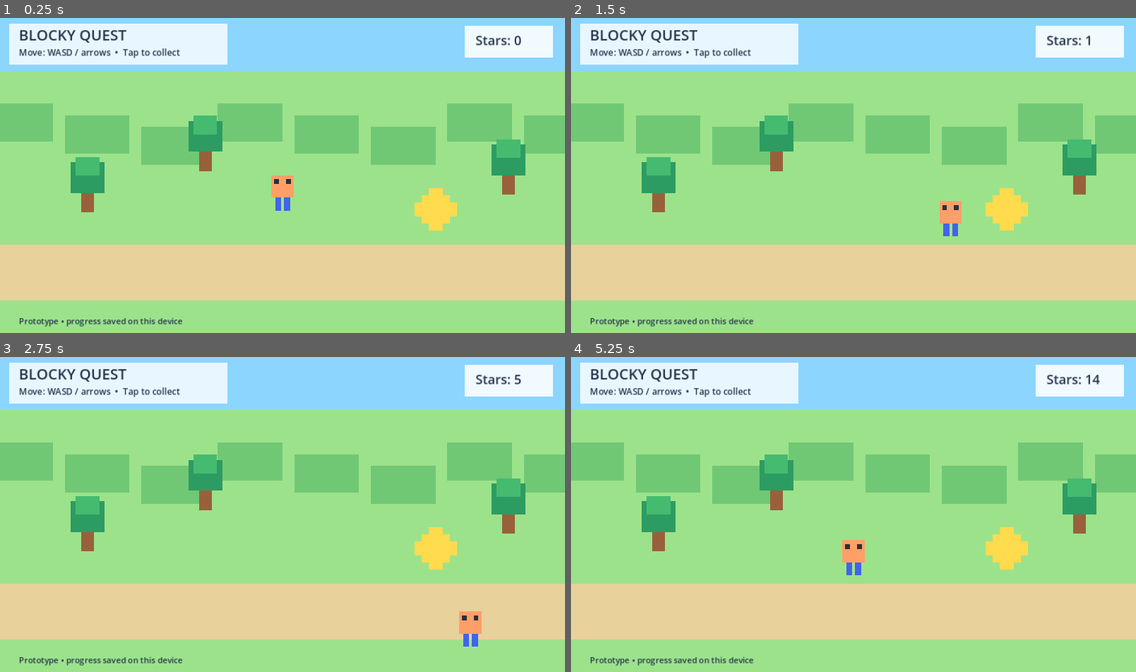
Above: before the commit, frames 1-4 (two rows, left to right).
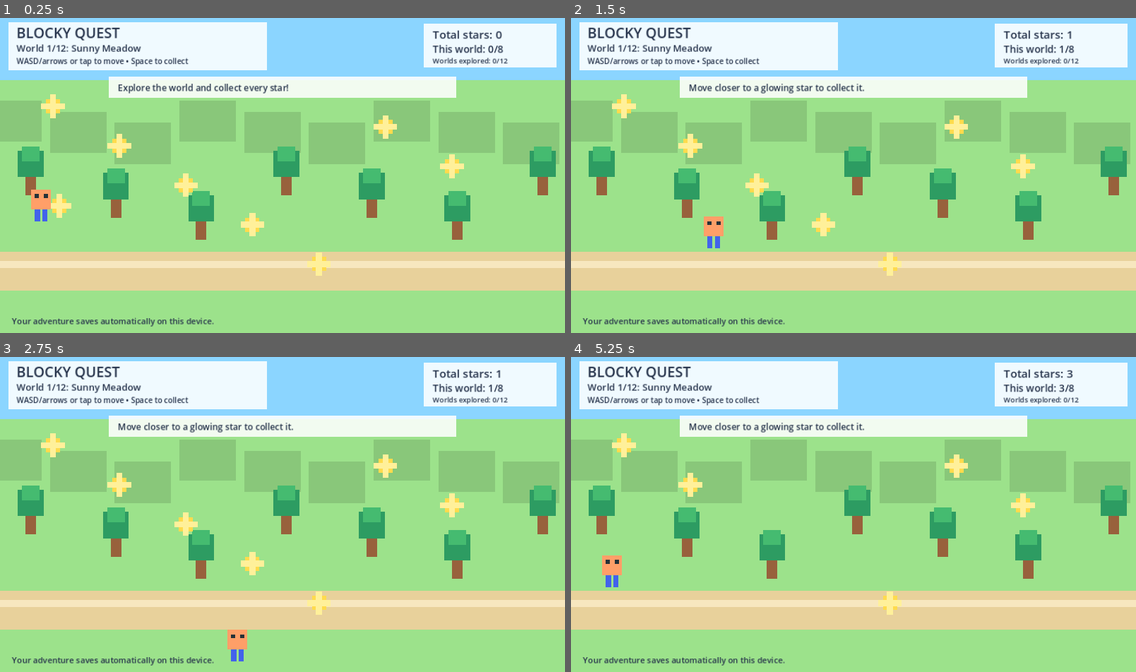
Above: after the commit, the same moments.

Repository: tommieriksson9-cell/kids-game
Game: Godot game, scene res://scenes/main.tscn
Two runs of this game, one before a commit and one after it. Both use one fixed random seed, a clock stepped at 60 frames per second and the inputs below.
Inputs (mouse positions are in pixels of both pictures, inside the frame that each line leads up to):
- Up to frame 1 (0.25 s): no input
- Up to frame 2 (1.5 s): tap Enter at 0.5 s; move the mouse to (977, 159) at 0.52 s; hold Right 0.53-1.28 s; click (977, 159) at 0.67 s; tap Space at 0.77 s; move the mouse to (740, 191) at 1.27 s; hold Down from 1.28 s (still down); click (740, 191) at 1.42 s
- Up to frame 3 (2.75 s): tap Space at 1.52 s; move the mouse to (339, 442) at 2.02 s; release Down at 2.03 s; hold Right from 2.03 s (still down); click (339, 442) at 2.17 s
- Up to frame 4 (5.25 s): move the mouse to (825, 577) at 2.77 s; release Right at 2.78 s; hold Up 2.78-3.53 s; click (825, 577) at 2.92 s; tap Space at 3.02, 3.77, 4.52 s; move the mouse to (1023, 561) at 3.52 s; hold Left 3.53-5.03 s; click (1023, 561) at 3.67 s; move the mouse to (684, 464) at 4.27 s; click (684, 464) at 4.42 s; move the mouse to (881, 514) at 5.02 s; hold Down from 5.03 s (still down); click (881, 514) at 5.17 s

The runs differ from the first frame. In frame 1, 41% of the frame differs, in the area x 0-100%, y 1-98%; in frame 2, 41%; in frame 3, 41%; in frame 4, 41%.

Commit message:
Expand Blocky Quest into a longer replayable multi-world adventure

Diff:
--- a/scripts/main.gd
+++ b/scripts/main.gd
@@ -1,16 +1,27 @@
 extends Node2D
 
+# Blocky Quest: replayable exploration prototype.
 const SAVE_PATH := "user://blocky_quest_save.json"
+const LEVEL_COUNT := 12
+const STARS_PER_LEVEL := 8
+const WORLD_NAMES := ["Sunny Meadow", "Candy Canyon", "Frosty Peaks", "Jungle Ruins", "Moon Garden", "Ocean Bay", "Desert Dunes", "Cloud Kingdom", "Crystal Caves", "Autumn Woods", "Lava Lights", "Rainbow Summit"]
 
 var language := "auto"
-var stars := 0
-var player_pos := Vector2(480, 300)
-var move_speed := 220.0
-var keys := {}
+var total_stars := 0
+var level_index := 0
+var level_stars := 0
+var completed_levels := 0
+var player_pos := Vector2(115, 330)
+var move_speed := 230.0
+var collectibles: Array[Vector2] = []
+var collected: Array[bool] = []
+var message := "Explore the world and collect every star!"
+var message_time := 4.0
+var touch_target := Vector2(-1, -1)
 
 func _ready() -> void:
 	_load_progress()
-	set_process(true)
+	_make_level()
 	queue_redraw()
 
 func _process(delta: float) -> void:
@@ -19,63 +30,138 @@
 	if Input.is_key_pressed(KEY_RIGHT) or Input.is_key_pressed(KEY_D): direction.x += 1
 	if Input.is_key_pressed(KEY_UP) or Input.is_key_pressed(KEY_W): direction.y -= 1
 	if Input.is_key_pressed(KEY_DOWN) or Input.is_key_pressed(KEY_S): direction.y += 1
-	player_pos += direction.normalized() * move_speed * delta
-	player_pos.x = clampf(player_pos.x, 35, 925)
-	player_pos.y = clampf(player_pos.y, 105, 505)
+	if direction.length() > 0:
+		player_pos += direction.normalized() * move_speed * delta
+	elif touch_target.x >= 0:
+		var to_target := touch_target - player_pos
+		if to_target.length() < 8:
+			touch_target = Vector2(-1, -1)
+		else:
+			player_pos += to_target.normalized() * move_speed * delta
+	player_pos.x = clampf(player_pos.x, 28, 932)
+	player_pos.y = clampf(player_pos.y, 125, 492)
 	if Input.is_key_pressed(KEY_SPACE):
 		_collect_nearby_star()
+	if message_time > 0:
+		message_time -= delta
 	queue_redraw()
 
 func _unhandled_input(event: InputEvent) -> void:
 	if event is InputEventScreenTouch and event.pressed:
-		# Tap near the character to collect a nearby star.
+		touch_target = event.position
 		_collect_nearby_star()
 	elif event is InputEventMouseButton and event.pressed:
+		touch_target = event.position
 		_collect_nearby_star()
 
+func _make_level() -> void:
+	collectibles.clear()
+	collected.clear()
+	# Deterministic, spread-out locations make every level fair and replayable.
+	for i in range(STARS_PER_LEVEL):
+		var x := 90.0 + float((i * 113 + level_index * 47) % 780)
+		var y := 155.0 + float((i * 67 + level_index * 31) % 300)
+		collectibles.append(Vector2(x, y))
+		collected.append(false)
+	player_pos = Vector2(70, 320)
+	touch_target = Vector2(-1, -1)
+
 func _collect_nearby_star() -> void:
-	if player_pos.distance_to(Vector2(740, 330)) < 120:
-		stars += 1
-		_save_progress()
-		queue_redraw()
+	for i in range(collectibles.size()):
+		if not collected[i] and player_pos.distance_to(collectibles[i]) < 82:
+			collected[i] = true
+			total_stars += 1
+			level_stars += 1
+			message = "Great find! %d of %d stars in this world." % [level_stars, STARS_PER_LEVEL]
+			message_time = 2.5
+			_save_progress()
+			if level_stars >= STARS_PER_LEVEL:
+				_complete_level()
+			queue_redraw()
+			return
+	message = "Move closer to a glowing star to collect it."
+	message_time = 1.8
+
+func _complete_level() -> void:
+	completed_levels = max(completed_levels, level_index + 1)
+	if level_index < LEVEL_COUNT - 1:
+		level_index += 1
+		level_stars = 0
+		message = "World complete! Welcome to " + WORLD_NAMES[level_index] + "!"
+		message_time = 4.0
+		_make_level()
+	else:
+		level_index = 0
+		level_stars = 0
+		message = "You explored every world! A new star hunt begins!"
+		message_time = 5.0
+		completed_levels = LEVEL_COUNT
+		_make_level()
+	_save_progress()
 
 func _draw() -> void:
-	# Bright, simple block-world landscape.
-	draw_rect(Rect2(0, 0, 960, 540), Color("#8bd5ff"))
-	draw_rect(Rect2(0, 95, 960, 445), Color("#9ce28b"))
-	# Distant block hills
-	for i in range(8):
-		var x := i * 130 - 20
-		draw_rect(Rect2(x, 150 + (i % 3) * 20, 110, 65), Color("#70c875"))
-	# Path
-	draw_rect(Rect2(0, 390, 960, 95), Color("#e8d19b"))
-	# Blocky trees
-	for p in [Vector2(120, 250), Vector2(835, 220), Vector2(320, 180)]:
-		draw_rect(Rect2(p.x + 18, p.y + 35, 22, 50), Color("#98613c"))
-		draw_rect(Rect2(p.x, p.y, 58, 52), Color("#2d9c62"))
-		draw_rect(Rect2(p.x + 9, p.y - 9, 40, 32), Color("#45bb70"))
-	# Collectible star token
-	draw_rect(Rect2(716, 306, 48, 48), Color("#ffdb4d"))
-	draw_rect(Rect2(728, 294, 24, 72), Color("#ffdb4d"))
-	draw_rect(Rect2(704, 318, 72, 24), Color("#ffdb4d"))
-	# Player: friendly block character
-	draw_rect(Rect2(player_pos.x - 19, player_pos.y - 28, 38, 38), Color("#ff9f68"))
-	draw_rect(Rect2(player_pos.x - 14, player_pos.y - 21, 8, 8), Color("#263238"))
-	draw_rect(Rect2(player_pos.x + 6, player_pos.y - 21, 8, 8), Color("#263238"))
-	draw_rect(Rect2(player_pos.x - 12, player_pos.y + 10, 10, 22), Color("#4263eb"))
-	draw_rect(Rect2(player_pos.x + 3, player_pos.y + 10, 10, 22), Color("#4263eb"))
-	# HUD
-	draw_rect(Rect2(16, 14, 370, 70), Color("#ffffffcc"))
-	draw_string(ThemeDB.fallback_font, Vector2(32, 43), "BLOCKY QUEST", HORIZONTAL_ALIGNMENT_LEFT, -1, 25, Color("#25324a"))
-	draw_string(ThemeDB.fallback_font, Vector2(32, 69), "Move: WASD / arrows  •  Tap to collect", HORIZONTAL_ALIGNMENT_LEFT, -1, 15, Color("#25324a"))
-	draw_rect(Rect2(790, 18, 150, 54), Color("#ffffffdd"))
-	draw_string(ThemeDB.fallback_font, Vector2(808, 51), "Stars: %d" % stars, HORIZONTAL_ALIGNMENT_LEFT, -1, 22, Color("#25324a"))
-	draw_string(ThemeDB.fallback_font, Vector2(32, 525), "Prototype • progress saved on this device", HORIZONTAL_ALIGNMENT_LEFT, -1, 14, Color("#25324a"))
+	var sky_colors := [Color("#8bd5ff"), Color("#ffb8dc"), Color("#b6dcff"), Color("#9ce4a3"), Color("#c9b6ff"), Color("#8be0e4")]
+	var grass_colors := [Color("#9ce28b"), Color("#f4a8cb"), Color("#d5e8fa"), Color("#67c987"), Color("#b4e7a3"), Color("#6bc6c9")]
+	var palette_index := level_index % sky_colors.size()
+	draw_rect(Rect2(0, 0, 960, 540), sky_colors[palette_index])
+	draw_rect(Rect2(0, 110, 960, 430), grass_colors[palette_index])
+	# Layered block hills and a winding path.
+	for i in range(10):
+		var x := i * 110 - 25
+		draw_rect(Rect2(x, 145 + (i % 3) * 19, 96, 70), grass_colors[palette_index].darkened(0.12))
+	draw_rect(Rect2(0, 402, 960, 66), Color("#e8d19b"))
+	draw_rect(Rect2(0, 418, 960, 12), Color("#f7e7bf"))
+	# Trees, crystals, or candy-like decorations change between worlds.
+	for i in range(7):
+		var x := 30 + i * 145
+		var y := 230 + (i % 3) * 38
+		if level_index % 3 == 0:
+			draw_rect(Rect2(x + 13, y + 30, 18, 46), Color("#98613c"))
+			draw_rect(Rect2(x, y, 44, 45), Color("#2d9c62"))
+			draw_rect(Rect2(x + 7, y - 7, 30, 25), Color("#45bb70"))
+		elif level_index % 3 == 1:
+			draw_rect(Rect2(x, y, 43, 43), Color("#ff78b7"))
+			draw_rect(Rect2(x + 8, y - 8, 27, 27), Color("#ffe07b"))
+		else:
+			draw_rect(Rect2(x + 5, y + 10, 32, 50), Color("#7b77e8"))
+			draw_rect(Rect2(x, y, 42, 22), Color("#b9b5ff"))
+	# Collectible tokens.
+	for i in range(collectibles.size()):
+		if not collected[i]:
+			var p := collectibles[i]
+			draw_rect(Rect2(p.x - 12, p.y - 12, 24, 24), Color("#ffdb4d"))
+			draw_rect(Rect2(p.x - 5, p.y - 20, 10, 40), Color("#fff09a"))
+			draw_rect(Rect2(p.x - 20, p.y - 5, 40, 10), Color("#fff09a"))
+	# Friendly block character.
+	draw_rect(Rect2(player_pos.x - 17, player_pos.y - 24, 34, 34), Color("#ff9f68"))
+	draw_rect(Rect2(player_pos.x - 11, player_pos.y - 16, 7, 7), Color("#263238"))
+	draw_rect(Rect2(player_pos.x + 5, player_pos.y - 16, 7, 7), Color("#263238"))
+	draw_rect(Rect2(player_pos.x - 11, player_pos.y + 10, 9, 20), Color("#4263eb"))
+	draw_rect(Rect2(player_pos.x + 2, player_pos.y + 10, 9, 20), Color("#4263eb"))
+	# HUD.
+	draw_rect(Rect2(14, 12, 440, 82), Color("#ffffffdd"))
+	draw_string(ThemeDB.fallback_font, Vector2(28, 39), "BLOCKY QUEST", HORIZONTAL_ALIGNMENT_LEFT, -1, 24, Color("#25324a"))
+	draw_string(ThemeDB.fallback_font, Vector2(28, 62), "World %d/%d: %s" % [level_index + 1, LEVEL_COUNT, WORLD_NAMES[level_index]], HORIZONTAL_ALIGNMENT_LEFT, -1, 16, Color("#25324a"))
+	draw_string(ThemeDB.fallback_font, Vector2(28, 83), "WASD/arrows or tap to move • Space to collect", HORIZONTAL_ALIGNMENT_LEFT, -1, 13, Color("#25324a"))
+	draw_rect(Rect2(720, 14, 226, 75), Color("#ffffffdd"))
+	draw_string(ThemeDB.fallback_font, Vector2(735, 40), "Total stars: %d" % total_stars, HORIZONTAL_ALIGNMENT_LEFT, -1, 19, Color("#25324a"))
+	draw_string(ThemeDB.fallback_font, Vector2(735, 64), "This world: %d/%d" % [level_stars, STARS_PER_LEVEL], HORIZONTAL_ALIGNMENT_LEFT, -1, 17, Color("#25324a"))
+	draw_string(ThemeDB.fallback_font, Vector2(735, 82), "Worlds explored: %d/%d" % [completed_levels, LEVEL_COUNT], HORIZONTAL_ALIGNMENT_LEFT, -1, 12, Color("#25324a"))
+	if message_time > 0:
+		draw_rect(Rect2(185, 105, 590, 36), Color("#ffffffdd"))
+		draw_string(ThemeDB.fallback_font, Vector2(200, 129), message, HORIZONTAL_ALIGNMENT_LEFT, 560, 15, Color("#25324a"))
+	draw_string(ThemeDB.fallback_font, Vector2(20, 525), "Your adventure saves automatically on this device.", HORIZONTAL_ALIGNMENT_LEFT, -1, 14, Color("#25324a"))
 
 func _save_progress() -> void:
 	var file := FileAccess.open(SAVE_PATH, FileAccess.WRITE)
 	if file:
-		file.store_string(JSON.stringify({"stars": stars, "language": language}))
+		file.store_string(JSON.stringify({
+			"total_stars": total_stars,
+			"level_index": level_index,
+			"level_stars": level_stars,
+			"completed_levels": completed_levels,
+			"language": language
+		}))
 
 func _load_progress() -> void:
 	if not FileAccess.file_exists(SAVE_PATH):
@@ -84,5 +170,8 @@
 	if file:
 		var data = JSON.parse_string(file.get_as_text())
 		if data is Dictionary:
-			stars = int(data.get("stars", 0))
+			total_stars = int(data.get("total_stars", data.get("stars", 0)))
+			level_index = clampi(int(data.get("level_index", 0)), 0, LEVEL_COUNT - 1)
+			level_stars = clampi(int(data.get("level_stars", 0)), 0, STARS_PER_LEVEL)
+			completed_levels = clampi(int(data.get("completed_levels", 0)), 0, LEVEL_COUNT)
 			language = str(data.get("language", "auto"))
